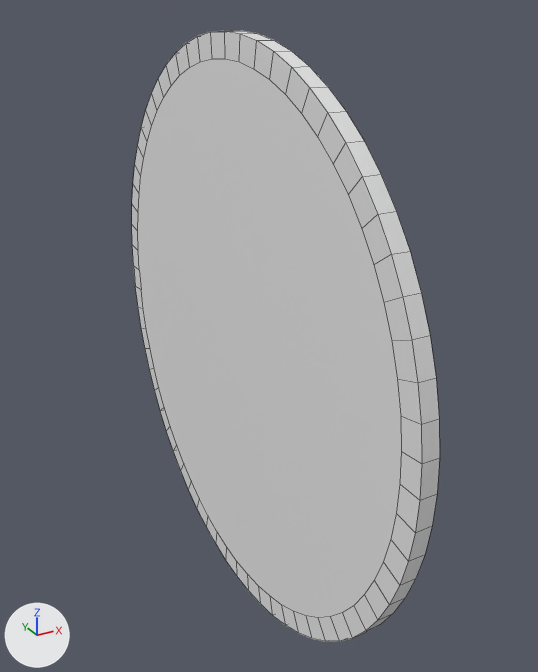
An edit to the FBX model trains/truck/wheel_flange_-x.fbx, drawn before and after from the same camera.
Rendered twice from a camera (50 mm lens) standing at (-1.192, -1.04, 0.98) and looking at (-0.641, -0.038, 0.479). Lighting does not change. The marker at lower left points along +X, +Y and +Z. Mesh edges are drawn as thin lines. Where no turn or scale is listed for an object, it has been applied to the vertices.

In view in the first picture: 'wheel_flange_-x'.
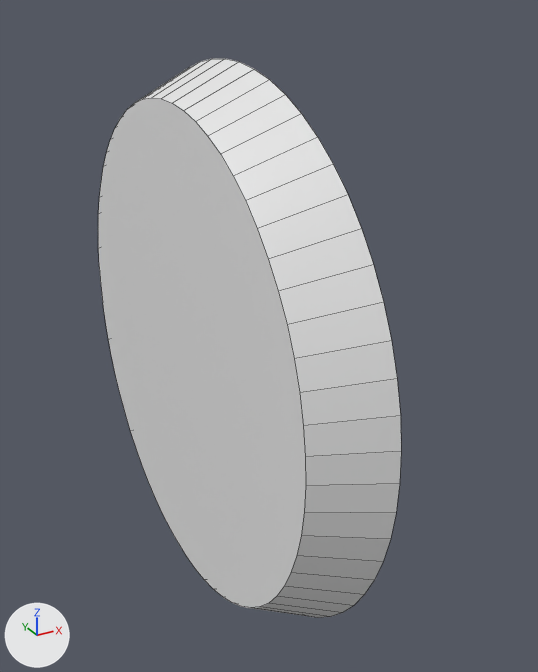
Changed parts and their boxes (x1, y1, x2, y2) in the pictures (538 x 672 px):
'wheel_flange_-x', reshaped (8% shorter)
    before: (132, 30, 440, 642)
    after: (98, 58, 401, 618)
part 1 of me_cone_011, cut back
    before: (132, 30, 440, 636)
    after: (98, 98, 306, 608)

Edits to the bpy script that builds the scene:
```text
Change me_cone_011:
    used by ob_wheel_flange__x; location = (-0.692, 0.0, 0.457)
    remove me_cone_011.from_pydata(...)  # 192 vertices, 130 faces; spans x 0.0..0.026, y -0.494..0.494, z -0.494..0.494
    add me_cone_011.from_pydata(...)  # 192 vertices, 66 faces; spans x -0.102..0.0, y -0.457..0.457, z -0.457..0.457
    me_cone_011 part 1
    4 vertices are removed from x 0.0, y 0.485..0.494, z -0.048..0.096
    129 faces are deleted
    124 vertices move from x 0.0..0.026, y -0.494..0.494, z -0.494..0.494 to x -0.102..0.0, y -0.457..0.457, z -0.457..0.457
    4 vertices are added at (-0.102, 0.404, 0.04), (-0.102, 0.406, 0.0), (-0.102, 0.399, 0.079), (-0.102, 0.404, -0.04)
    65 new faces join them
```
